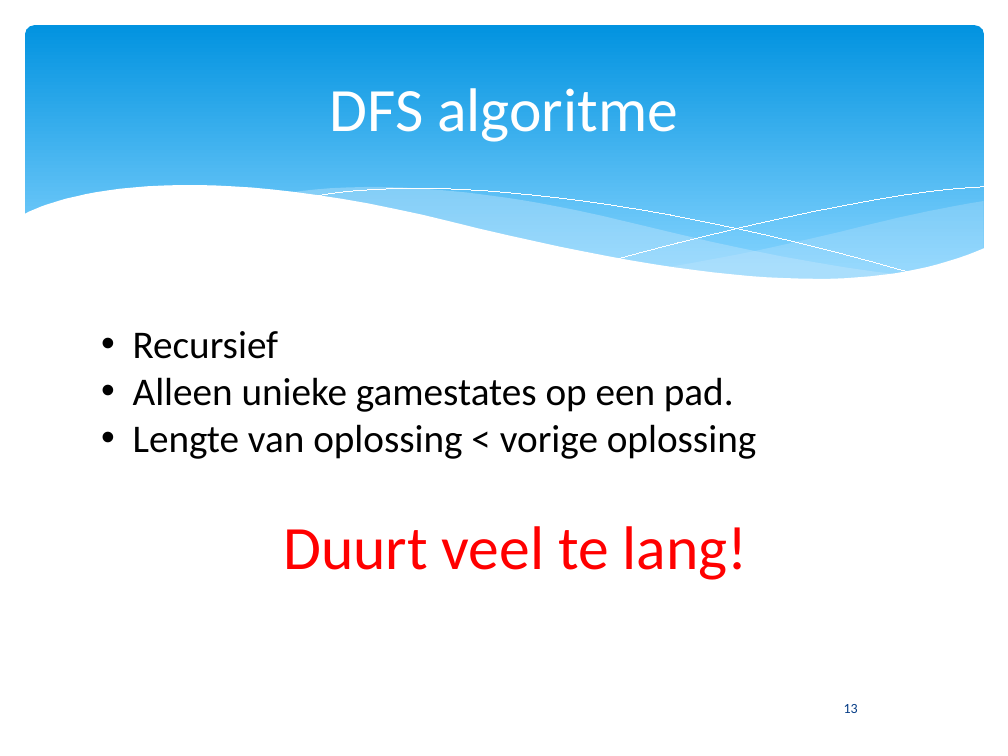
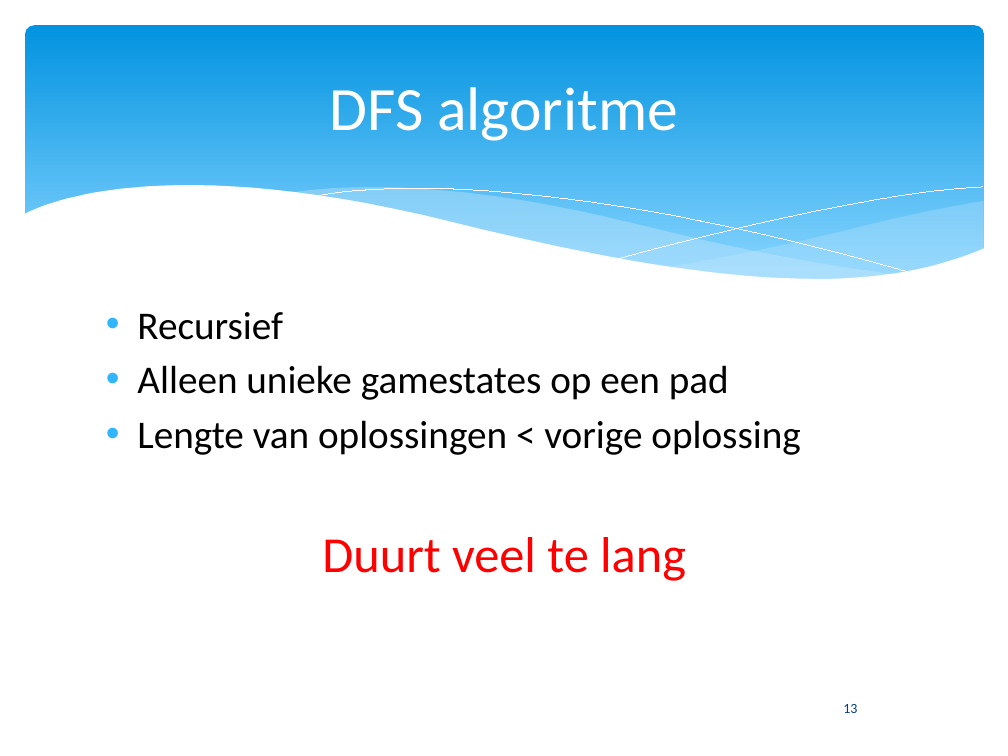
Before and after one commit to Natasjaminor/Spitsuur, a slide deck: slide 13 of presentatie 17-12.pptx. Drawn at 1008x756 pixels with LibreOffice and Linux fonts; fonts in the diff are those of the drawing. Boxes give left, top, right and bottom in pixels: in the first picture for what was removed or moved away, otherwise in the second. Text is boxed around its words. In the diff, an @@ line names an element or a change of style, - is before the commit and + after.

```diff
--- a/presentatie 17-12.pptx
+++ b/presentatie 17-12.pptx
@@ freeform shape at box(23, 185, 985, 332): outline redrawn @@
@@ text "Recursief": place and size @@
-text "Recursief" at box(133, 331, 756, 580)
+text "Recursief" at box(137, 312, 800, 581)
@@ text at box(137, 312, 283, 340): more space between paragraphs @@
@@ text at box(137, 365, 800, 581): text changed @@
-• Alleen unieke gamestates op een pad.
-• Lengte van oplossing < vorige oplossing
-Duurt veel te lang!
+• Alleen unieke gamestates op een pad
+• Lengte van oplossingen < vorige oplossing
+Duurt veel te lang
```
Also in this commit, not shown: 8 other slides changed, 10 slides added, 7 slides removed, 5 other files.
